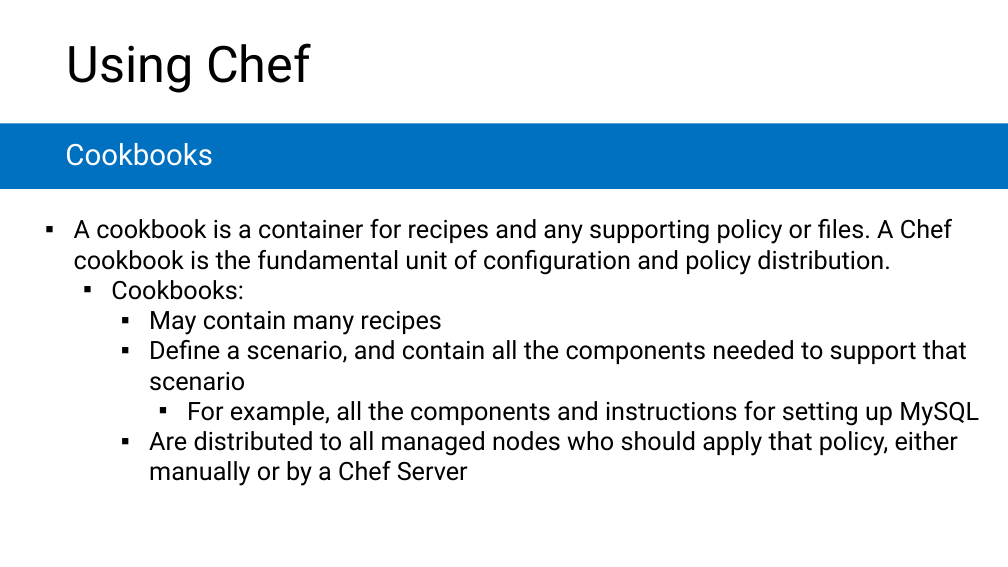
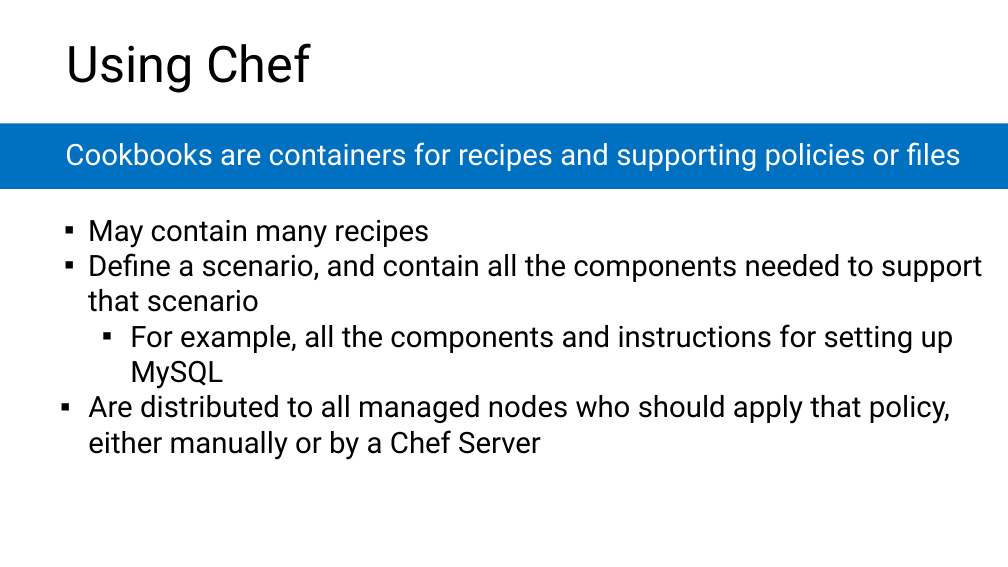
Before and after one commit to microsoft/AcademicContent, a slide deck: slide 26 of Complimentary Course Content/Module7/Lessons/Module7_Lesson3 Introduction to Chef.pptx. Drawn at 1008x567 pixels with LibreOffice and Linux fonts; fonts in the diff are those of the drawing. Boxes give left, top, right and bottom in pixels: in the first picture for what was removed or moved away, otherwise in the second. Text is boxed around its words. In the diff, an @@ line names an element or a change of style, - is before the commit and + after.

```diff
--- a/Complimentary Course Content/Module7/Lessons/Module7_Lesson3 Introduction to Chef.pptx
+++ b/Complimentary Course Content/Module7/Lessons/Module7_Lesson3 Introduction to Chef.pptx
@@ text at (65, 142, 961, 171): text changed @@
-Cookbooks
+Cookbooks are containers for recipes and supporting policies or files
@@ text "May contain many recipes" at (88, 220, 982, 460): size 24 to 28 pt; list level 4 to 3 in "May contain many recipes"; list level 4 to 3 in "Define a scenario, and contain ..."; list level 5 to 4 in "For example, all the components ..."; list level 4 to 3 in "Are distributed to all managed ..." @@
@@ text at (74, 219, 952, 300): paragraphs removed @@
-  ▪ A cookbook is a container for recipes and any supporting policy or files. A Chef cookbook is the fundamental unit of configuration and policy distribution.
-    ▪ Cookbooks:
```
Also in this commit, not shown: 16 other slides changed, 5 other files.
